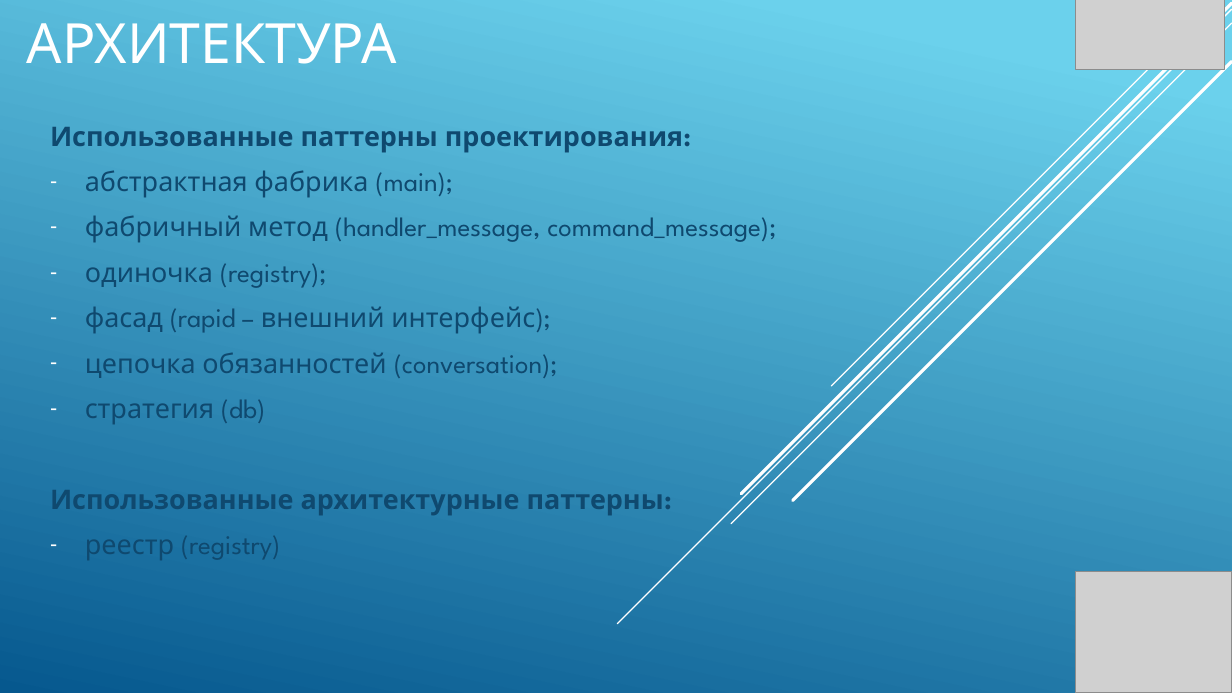
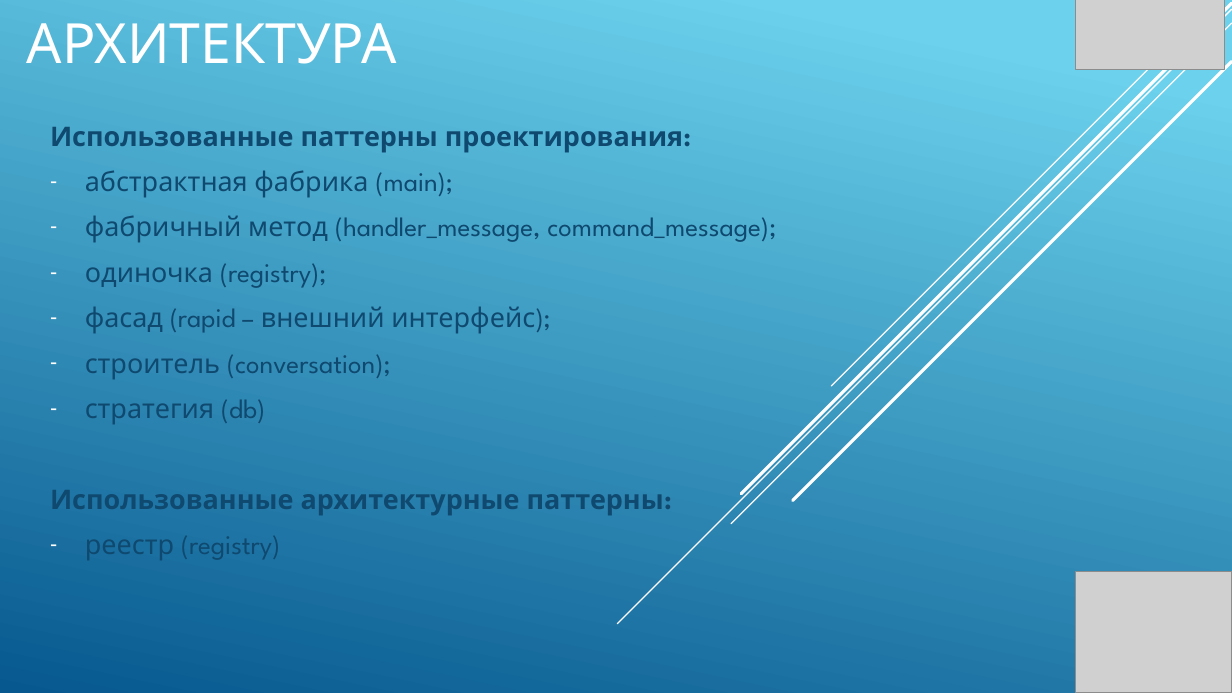
Before and after one commit to nosenkoek/telegram-bot-hotels, a slide deck: slide 5 of presentation.pptx. Drawn at 1232x693 pixels with LibreOffice and Linux fonts; fonts in the diff are those of the drawing; grey boxes stand for pictures. Boxes give left, top, right and bottom in pixels: in the first picture for what was removed or moved away, otherwise in the second. Text is boxed around its words. In the diff, an @@ line names an element or a change of style, - is before the commit and + after.

```diff
--- a/presentation.pptx
+++ b/presentation.pptx
@@ subtitle at box(85, 355, 391, 379): text changed @@
-– цепочка обязанностей (conversation);
+– строитель (conversation);
```
Also in this commit, not shown: 1 other slide changed, 15 other files.
